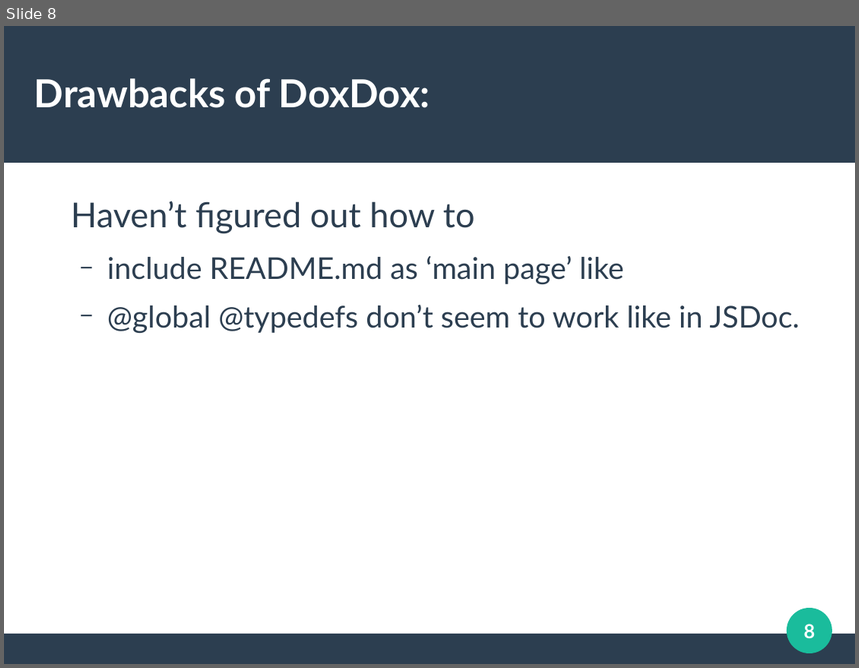
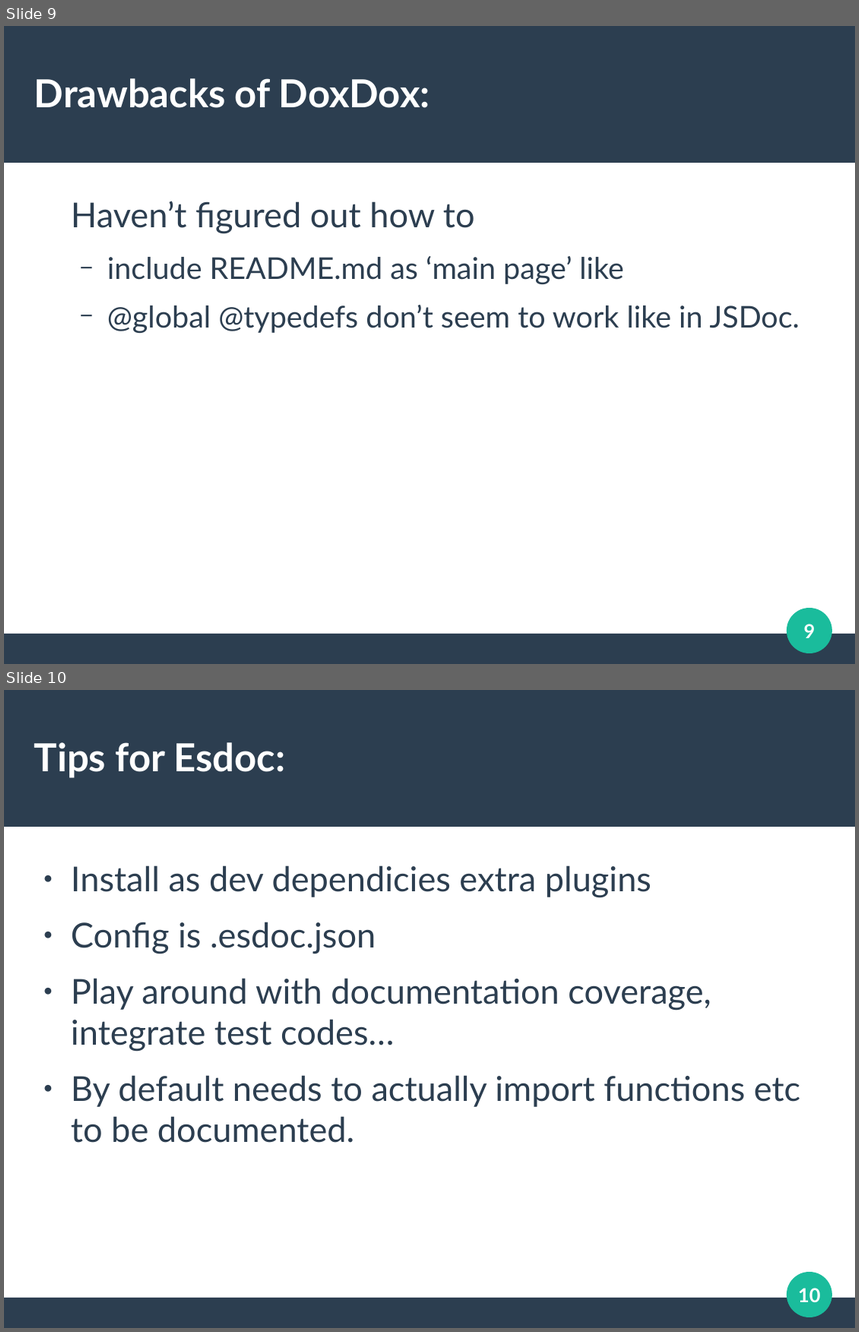
Before and after one commit to NCJS/04-19-tools-for-documenting-your-code, a slide deck: TALK_SLIDESHOW.odp. Shown one above the other, each under a label of ours: slide 8 before the commit, slides 9 and 10 after it. The pictures are 859x668 and 859x1332 pixels, drawn with LibreOffice and Linux fonts; fonts in the diff are those of the drawing. Boxes give left, top, right and bottom in pixels: in the first picture for what was removed or moved away, otherwise in the second. Text is boxed around its words. In the diff, an @@ line names an element or a change of style, - is before the commit and + after.

```diff
--- a/TALK_SLIDESHOW.odp
+++ b/TALK_SLIDESHOW.odp
@@ slide 10 added at [4,690,855,1328], background #FFFFFF; not listed: 3 template elements that a slide beside it also shows @@
@@ title added at [34,742,286,778], 36 pt, text #FFFFFF, bold @@
+Tips for Esdoc:
@@ text added at [71,866,800,1143], 32 pt, text #2C3E50 @@
+● Install as dev dependicies extra plugins
+● Config is .esdoc.json
+● Play around with documentation coverage, integrate test codes…
+● By default needs to actually import functions etc to be documented.
@@ page number added at [798,1288,820,1303], 18 pt, text #FFFFFF, bold @@
+10
@@ what was slide 8 is now slide 9 @@
@@ page number at [804,624,816,639]: text changed @@
-8
+9
```
Also in this commit, not shown: 3 slides changed, 2 other slides added, 1 slide removed, 41 other files.
